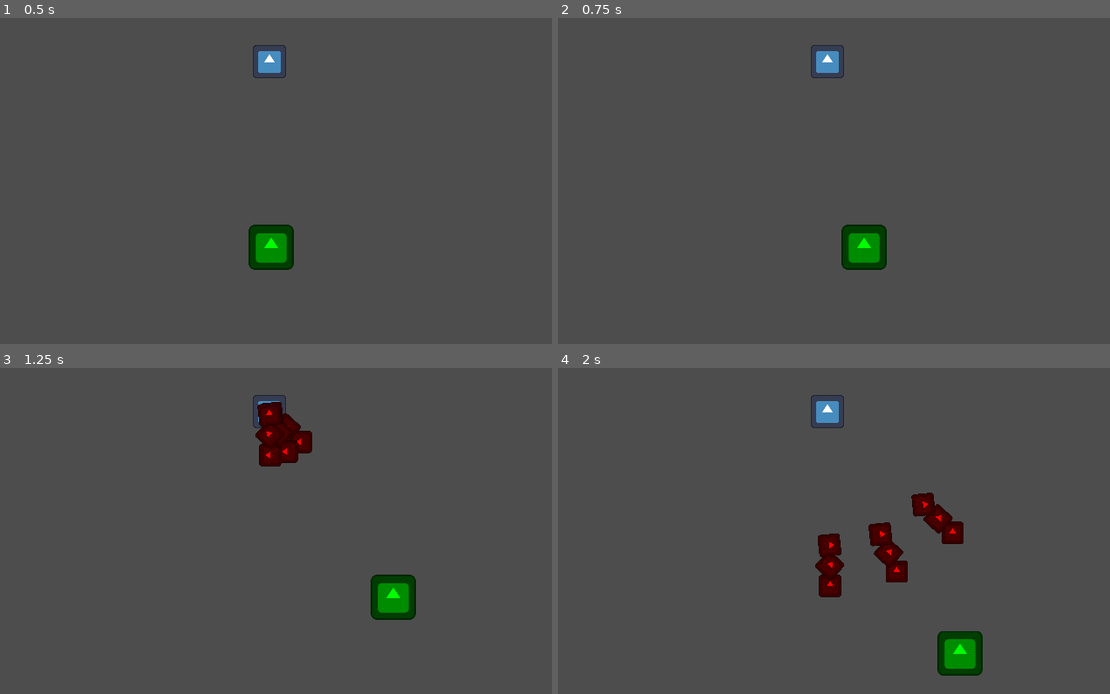
Above: before the commit, frames 1-4 (two rows, left to right).
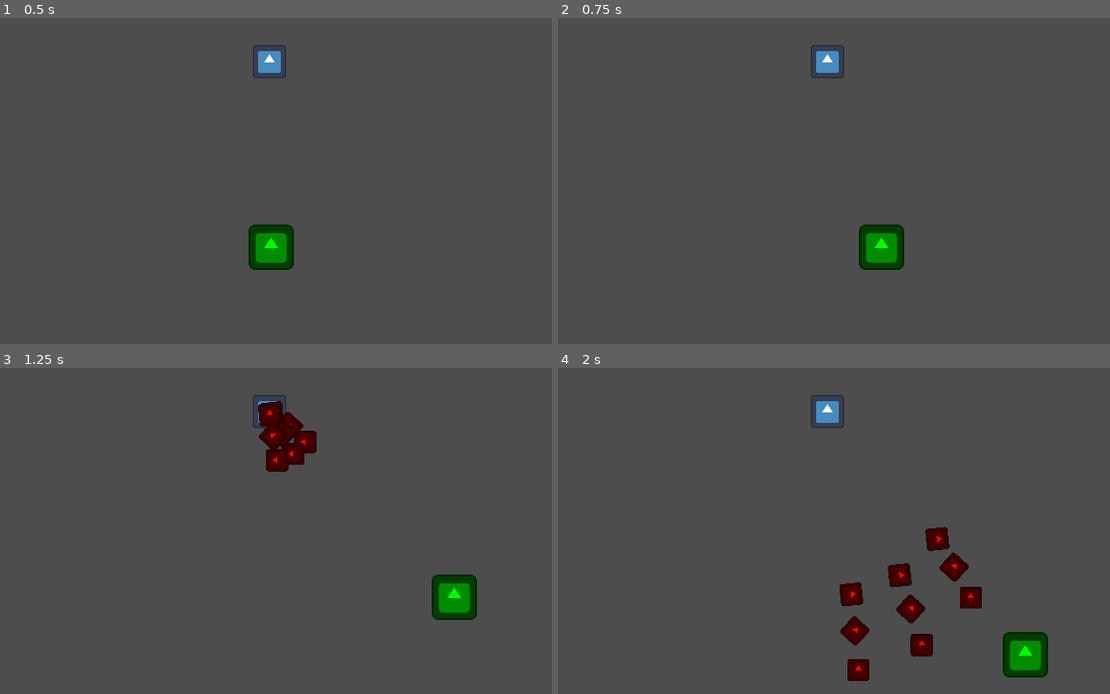
Above: after the commit, the same moments.

Repository: Zeroeth-0/Gatogun
Game: Godot game, scene res://scenes/levels/world.tscn
Two runs of this game, one before a commit and one after it. Both use one fixed random seed, a clock stepped at 60 frames per second and the inputs below. The engine's default icon, where the game draws it, is replaced by a stand-in: a white triangle on a blue panel in a dark square.
Inputs:
- Up to frame 1 (0.5 s): no input
- Up to frame 2 (0.75 s): tap Enter at 0.5 s; hold D (RIGHT) from 0.53 s (still down)
- Up to frame 3 (1.25 s): keep holding D (RIGHT)
- Up to frame 4 (2 s): release D (RIGHT) at 1.28 s; hold S (DOWN) from 1.28 s (still down)

Frame 1 is identical in both runs. In frame 2, 1.1% of the frame differs, in the area x 51-63%, y 63-78%; in frame 3, 2.8%; in frame 4, 6.5%, in the area x 46-89%, y 38-96%.

Commit message:
Finished bullet and emitter

Diff:
--- a/project.godot
+++ b/project.godot
@@ -12,7 +12,7 @@
 
 config/name="Gatodius"
 run/main_scene="res://scenes/levels/world.tscn"
-config/features=PackedStringArray("4.1", "GL Compatibility")
+config/features=PackedStringArray("4.2", "GL Compatibility")
 config/icon="res://icon.svg"
 
 [autoload]
--- a/scenes/levels/world.tscn
+++ b/scenes/levels/world.tscn
@@ -11,8 +11,10 @@
 position = Vector2(324, 324)
 script = ExtResource("4_mvtvv")
 bulletScene = ExtResource("1_xpsw6")
+type = 2
 aimAtPlayer = true
 arms = 3
 burstCount = 3
 
 [node name="CatPlayer" parent="." groups=["Player"] instance=ExtResource("4_nvx4x")]
+speed = 300
--- a/source/bullets/bullet.gd
+++ b/source/bullets/bullet.gd
@@ -5,11 +5,90 @@
 @export var rotationSpeed: float = 360
 @export var sprite: Sprite2D
 
+enum Type { NONE, AIM, GRAVITY, LEFT, RIGHT, RANDOM }
+var type: Type = Type.NONE
+var deviationAngle: int = 0
+var dirStartTime: float = 0
+var dirDuration: float = 1.0
+
+var fstNewSpeed: int = 200
+var fstStartTime: float = 0
+
+var sndNewSpeed: int = 200
+var sndStartTime: float = 0
+
+# Tiempo acumulado para las modificaciones de dirección y velocidad
+var elapsed_time: float = 0.0
+var velocity
+var grav: bool = false
+
+func _ready():
+	velocity = direction * speed
+	sndStartTime += fstStartTime
+
 # Asigna propiedades de dirección y velocidad a la bala
 func set_properties(newDirection: Vector2, newSpeed: float) -> void:
 	direction = newDirection
 	speed = newSpeed
 
-func _process(delta: float) -> void:
-	position += direction * speed * delta
+func modify_direction(newType, newDeviationAngle, newDirStartTime, newDirDuration):
+	type = newType
+	deviationAngle = newDeviationAngle
+	dirStartTime = newDirStartTime
+	dirDuration = newDirDuration
+
+func modify_speed(newFstNewSpeed, newFstStartTime, newSndNewSpeed, newSndStartTime):
+	fstNewSpeed = newFstNewSpeed
+	fstStartTime = newFstStartTime
+	sndNewSpeed = newSndNewSpeed
+	sndStartTime = newSndStartTime
+
+func _physics_process(delta: float) -> void:
+	elapsed_time += delta
+	if !grav: velocity = direction * speed
+
+	# Modificar dirección según el tipo especificado
+	update_direction(delta)
+
+	# Aplicar cambios de velocidad
+	update_speed()
+
+	# Movimiento de la bala
+	position += velocity * delta
 	sprite.rotation_degrees -= rotationSpeed * delta
+
+# Cambia la dirección de la bala según el tipo configurado
+func update_direction(delta: float) -> void:
+	if elapsed_time >= dirStartTime and elapsed_time <= dirStartTime + dirDuration:
+		match type:
+			# AIM: Apunta directamente al jugador desde el inicio
+			Type.AIM:
+				var player_pos = GETPLAYER.get_player()
+				direction = (player_pos - global_position).normalized()
+
+			# GRAVITY: Aplica una fuerza de gravedad en el eje Y, como si fuera un rigidbody
+			Type.GRAVITY:
+				grav = true
+				dirDuration = 5
+				velocity.y += gravity / 5 * delta
+
+			# LEFT: Gira suavemente hacia la izquierda sin afectar la velocidad
+			Type.LEFT:
+				direction = direction.rotated(deg_to_rad(deviationAngle) * delta)
+
+			# RIGHT: Gira suavemente hacia la derecha sin afectar la velocidad
+			Type.RIGHT:
+				direction = direction.rotated(deg_to_rad(-deviationAngle) * delta)
+
+			# RANDOM: Gira suavemente en una dirección aleatoria dentro del rango
+			Type.RANDOM:
+				var random_angle = randf_range(-deviationAngle, deviationAngle)
+				direction = direction.rotated(deg_to_rad(random_angle) * delta)
+
+# Cambia la velocidad de la bala según los cambios de velocidad configurados
+func update_speed() -> void:
+	if elapsed_time >= fstStartTime and elapsed_time <= sndStartTime:
+		speed = fstNewSpeed
+
+	if elapsed_time >= sndStartTime:
+		speed = sndNewSpeed
--- a/source/weapons/emitter.gd
+++ b/source/weapons/emitter.gd
@@ -7,22 +7,19 @@
 @export_range(-300, 300, 50) var speed: float = 200 # Implementado
 
 @export_group("DIRECTION")
-enum Type { NONE, AIM, GRAVITY, LEFT, RIGHT, RANDOM, ANGLE }
+enum Type { NONE, AIM, GRAVITY, LEFT, RIGHT, RANDOM }
 @export var type: Type = Type.NONE
 @export_range(0, 360, 15) var deviationAngle: int
-@export_range(0, 10, 1) var strength: int
 @export_range(0, 5, 0.5) var dirStartTime: float
-@export_range(0, 5, 0.5) var dirDuration: float
+@export_range(0, 5, 0.5) var dirDuration: float = 5
 
 @export_group("FIRST CHANGE SPEED")
 @export_range(-300, 300, 50) var fstNewSpeed: int
 @export_range(0, 5, 0.5) var fstStartTime: float
-@export_range(0, 5, 0.5) var fstDuration: float
 
 @export_group("SECOND CHANGE SPEED")
 @export_range(-300, 300, 50) var sndNewSpeed: int
 @export_range(0, 5, 0.5) var sndStartTime: float
-@export_range(0, 5, 0.5) var sndDuration: float
 
 # ------------------------------------------------Weapon--------------------------------------------------
 
@@ -47,7 +44,7 @@
 
 @export_group("ROTATION")
 @export var burstRotation: bool = false # Implementado
-@export_range(0, 360, 15) var rotationAngle: int = 0 # Implementado
+@export_range(0, 180, 45) var rotationAngle: int = 0 # Implementado
 @export_range(-150, 150, 10) var rotationSpeed: int = 0 # Implementado
 @export var pingPong: bool = false # Implementado
 @export var centerStart: bool = true # Implementado
@@ -194,4 +191,6 @@
 	var bullet = bulletScene.instantiate() as Node2D
 	bullet.position = shoot_pos + shoot_dir * distanceCenter
 	bullet.set_properties(shoot_dir, shoot_spd)
+	bullet.modify_direction(type, deviationAngle, dirStartTime, dirDuration)
+	bullet.modify_speed(fstNewSpeed, fstStartTime, sndNewSpeed, sndStartTime)
 	get_parent().add_child(bullet)
